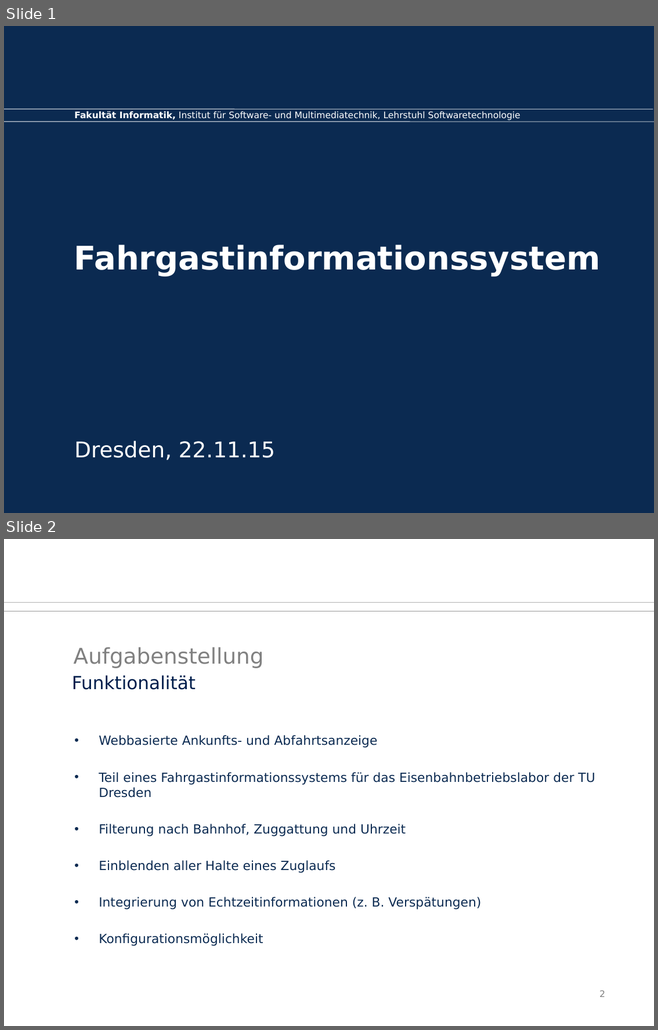
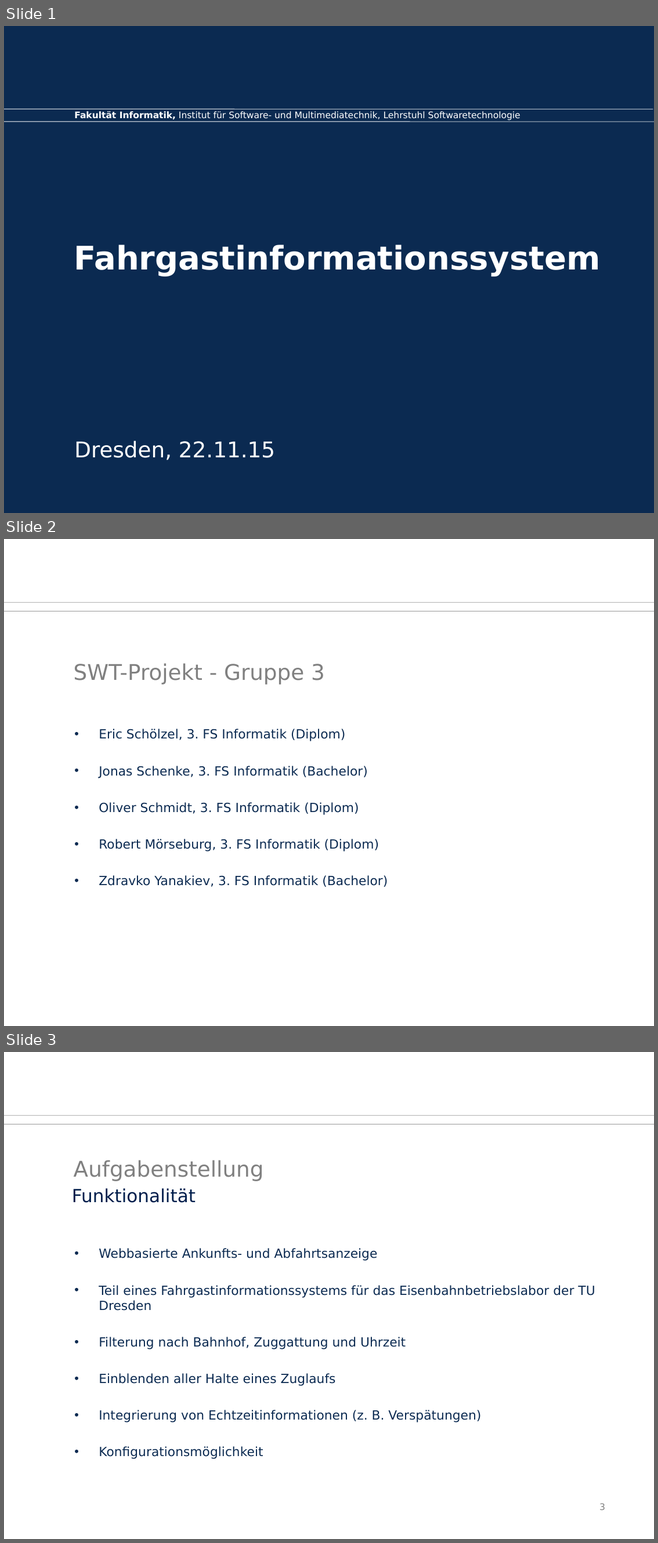
Before and after one commit to Juu98/fahrgastinformationssystem, a slide deck: organisation/zwischenpraesentation.odp. Shown one above the other, each under a label of ours: slides 1 and 2 before the commit, slides 1, 2 and 3 after it. The pictures are 658x1030 and 658x1543 pixels, drawn with LibreOffice and Linux fonts; fonts in the diff are those of the drawing; background and template pictures are left out. Boxes give left, top, right and bottom in pixels: in the first picture for what was removed or moved away, otherwise in the second. Text is boxed around its words. In the diff, an @@ line names an element or a change of style, - is before the commit and + after.

Commit message:
Changes in presentation

```diff
--- a/organisation/zwischenpraesentation.odp
+++ b/organisation/zwischenpraesentation.odp
@@ slide 2 added at (x1=4, y1=539, x2=654, y2=1026), background #FFFFFF; not listed: 2 template elements that a slide beside it also shows @@
@@ title added at (x1=74, y1=663, x2=325, y2=685), 24 pt, text #808080 @@
+SWT-Projekt - Gruppe 3
@@ text added at (x1=99, y1=729, x2=387, y2=887), 14 pt, text #0B2A51 @@
+• Eric Schölzel, 3. FS Informatik (Diplom)
+• Jonas Schenke, 3. FS Informatik (Bachelor)
+• Oliver Schmidt, 3. FS Informatik (Diplom)
+• Robert Mörseburg, 3. FS Informatik (Diplom)
+• Zdravko Yanakiev, 3. FS Informatik (Bachelor)
@@ what was slide 2 is now slide 3 @@
@@ page number at (x1=599, y1=1503, x2=605, y2=1510): text changed @@
-2
+3
```
